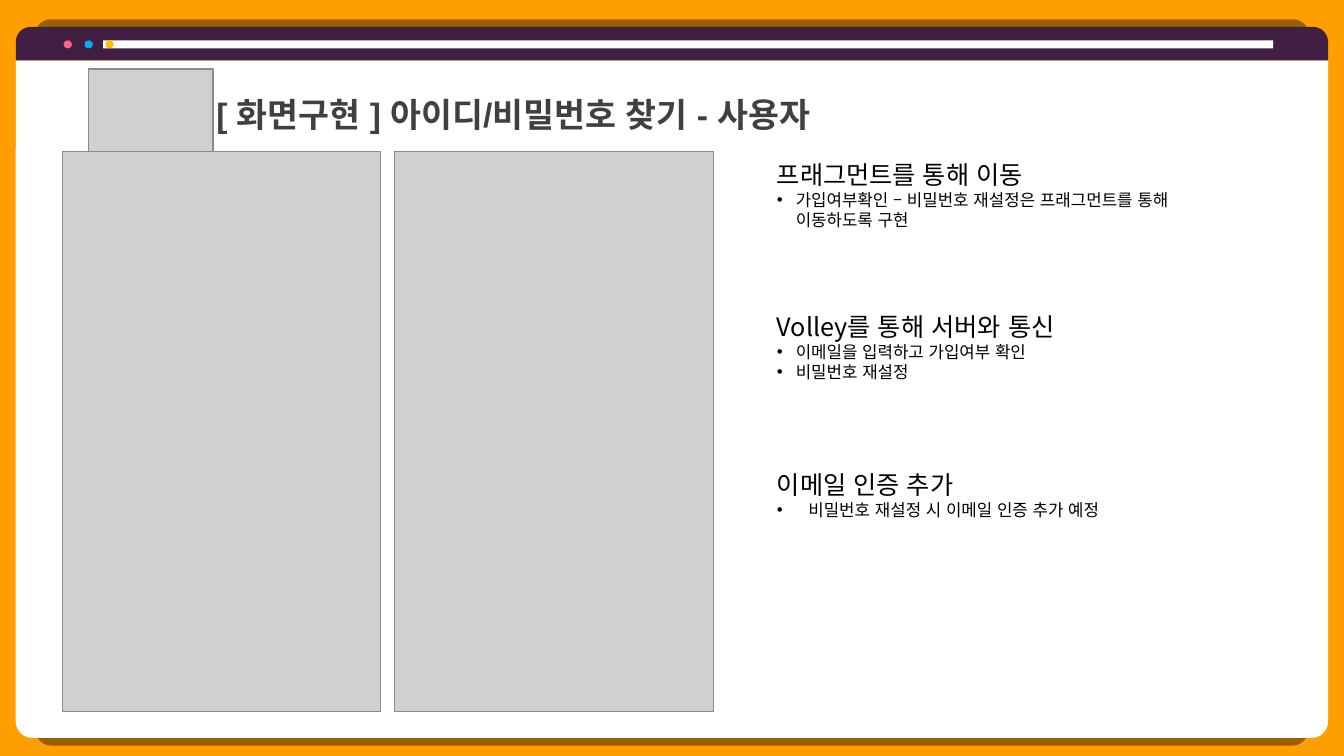
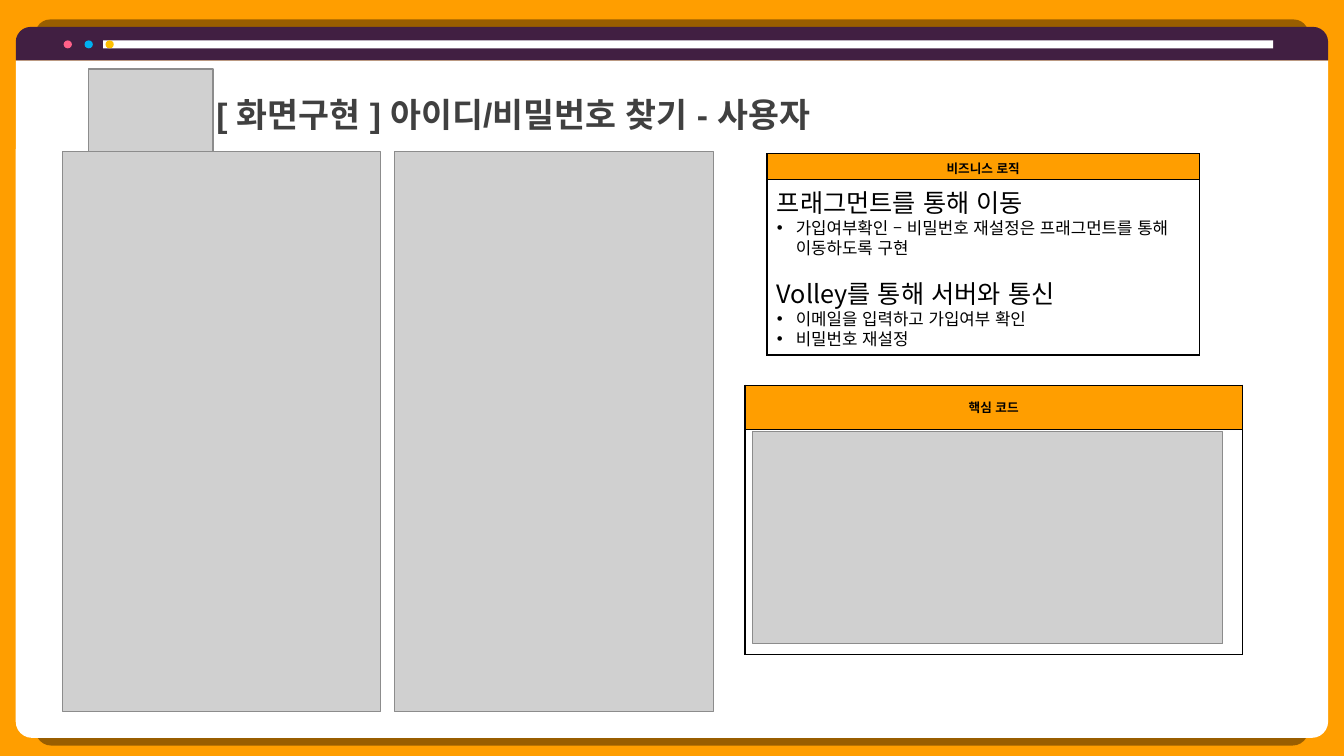
Before and after one commit to hhsw07/ezen-academy-projects, a slide deck: slide 30 of 0 발표용 파워포인트/project06 - 파워포인트 종합 - 형준.pptx (slide 45 before the commit). Drawn at 1344x756 pixels with LibreOffice and Linux fonts; fonts in the diff are those of the drawing; grey boxes stand for pictures. Boxes give left, top, right and bottom in pixels: in the first picture for what was removed or moved away, otherwise in the second. Text is boxed around its words. In the diff, an @@ line names an element or a change of style, - is before the commit and + after.

```diff
--- a/0 발표용 파워포인트/project06 - 파워포인트 종합 - 형준.pptx
+++ b/0 발표용 파워포인트/project06 - 파워포인트 종합 - 형준.pptx
@@ table added at <box>767,154,1200,356</box>, 2 rows, 1 columns @@
+비즈니스 로직
+
@@ text "프래그먼트를 통해 이동": place and size @@
-text "프래그먼트를 통해 이동" at <box>777,163,1168,228</box>
+text "프래그먼트를 통해 이동" at <box>777,191,1168,256</box>
@@ text "Volley를 통해 서버와 통신": place and size @@
-text "Volley를 통해 서버와 통신" at <box>777,315,1054,380</box>
+text "Volley를 통해 서버와 통신" at <box>777,282,1054,347</box>
@@ table added at <box>745,385,1242,654</box>, 2 rows, 1 columns @@
+핵심 코드
+
@@ picture added at <box>753,432,1223,643</box> @@
@@ text removed at <box>777,473,1099,518</box> @@
-이메일 인증 추가
-• 비밀번호 재설정 시 이메일 인증 추가 예정
```
Also in this commit, not shown: 15 other slides changed, 8 slides added, 22 slides removed, 12 other files.
